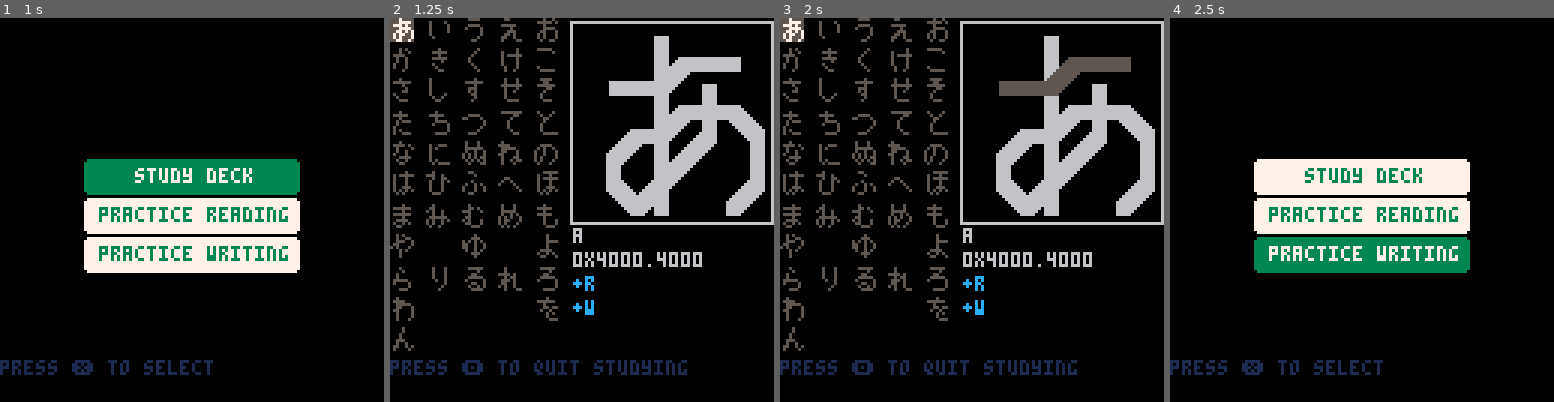
Above: before the commit, frames 1-4 (left to right).
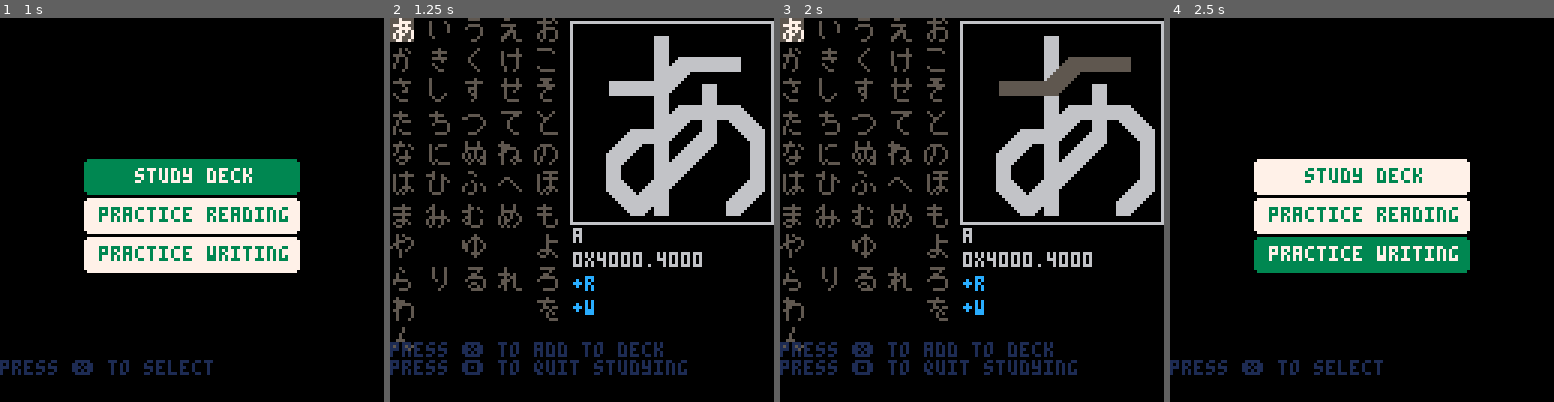
Above: after the commit, the same moments.

Repository: SestrenExsis/KanaPractice
Game: PICO-8 cartridge hiragana.p8
Two runs of this game, one before a commit and one after it. Both use one fixed random seed, a clock stepped at 60 frames per second and the inputs below.
Inputs (mouse positions are in pixels of both pictures, inside the frame that each line leads up to):
- Up to frame 1 (1 s): tap X (X key) at 0.33 s; click (280, 121) at 0.67 s; tap O (Z key) at 0.7 s
- Up to frame 2 (1.25 s): tap X (X key) at 1.07 s; click (436, 267) at 1.22 s
- Up to frame 3 (2 s): hold Right from 1.6 s (still down); tap O (Z key) at 1.7 s; click (887, 114) at 1.77 s; tap X (X key) at 1.85 s
- Up to frame 4 (2.5 s): release Right at 2.1 s; tap O (Z key) at 2.1 s; hold Up 2.15-2.42 s; click (1342, 259) at 2.32 s; hold Right from 2.47 s (still down)

Frame 1 is identical in both runs. In frame 2, 1.1% of the frame differs, in the area x 0-72%, y 84-89%; in frame 3, 1.1%; in frame 4, nothing differs.

Commit message:
Allow adding/removing cards from deck

Diff:
--- a/hiragana.p8
+++ b/hiragana.p8
@@ -76,31 +76,34 @@
 end
 
 function enmem(
-	r,  -- in read deck   : bool
-	rh, -- read attempts  : table
-	w,  -- in write deck  : bool
-	wh  -- write attempts : table
+	k   -- kana : table
 	)  -- return type : number
 	local res=0
-	for i=1,min(10,#rh) do
-		local v=rh[i]<<(i-1)
+	for i=1,min(10,#k.reads) do
+		local v=k.reads[i]<<(i-1)
 		res+=v
 	end
-	res+=1<<#rh
-	if (r) res+=0x4000
-	for i=1,min(10,#wh) do
-		local v=wh[i]>>(17-i)
+	res+=1<<#k.reads
+	if (k.read) res+=0x4000
+	for i=1,min(10,#k.writes) do
+		local v=k.writes[i]>>(17-i)
 		res+=v
 	end
-	res+=1>>(16-#wh)
-	if (w) res+=0x0.4000
+	res+=1>>(16-#k.writes)
+	if (k.write) res+=0x0.4000
 	return res
 end
 
 function testmem(v,r,rh,w,wh)
-	print(tostr(enmem(r,rh,w,wh),true))
+	local k={
+		read=r,
+		reads=rh,
+		write=w,
+		writes=wh
+	}
+	print(tostr(enmem(k),true))
 	print(tostr(v,true))
-	assert(enmem(r,rh,w,wh)==v)
+	assert(enmem(k)==v)
 	local tbl=demem(v)
 	--print(#tbl.rh.." "..#rh)
 	assert(#tbl.rh==#rh)
@@ -646,6 +649,7 @@
 	_cursor=point(0,0)
 	_cols=5
 	_rows=11
+	_sk=nil -- selected kana
 end
 
 function updatestudy()
@@ -655,6 +659,11 @@
 	if (btnp(➡️)) _cursor.x+=1
 	_cursor.x=_cursor.x%_cols
 	_cursor.y=_cursor.y%_rows
+	if btnp(❎) and _sk!=nil then
+		_sk.read=not _sk.read
+		_sk.write=not _sk.write
+		dset(_sk.index,enmem(_sk))
+	end
 	if (btnp(🅾️)) initmenu()
 end
 
@@ -663,7 +672,7 @@
 	local cx=_cursor.x
 	local cy=_cursor.y
 	local s=1
-	local sk=nil
+	_sk=nil
 	for n,k in pairs(_kanatbl) do
 		local x=(1.5*s*8)*k.col
 		local y=(1.3*s*8)*k.row
@@ -678,23 +687,23 @@
 		if k.col==cx and k.row==cy then
 			bc=fc
 			fc=7
-			sk=k
+			_sk=k
 			rectfill(x,y,x+7,y+7,bc)
 		end
 		drawkana(k,x,y,s,fc)
 	end
-	if sk==nil then
+	if _sk==nil then
 		x=(1.5*s*8)*cx
 		y=(1.3*s*8)*cy
 		rectfill(x,y,x+7,y+7,1)
 	else
 		rect(60,1,61+66,2+66,6)
-		drawkana(sk,62,3,8,_c_cut)
+		drawkana(_sk,62,3,8,_c_cut)
 		local i=(12*t())%64
 		i=mid(0,i-16,64)
-		drawkana(sk,62,3,8,_c_dry,i)
-		print(sk.name,61,70,6)
-		local m=dget(sk.index)
+		drawkana(_sk,62,3,8,_c_dry,i)
+		print(_sk.name,61,70,6)
+		local m=dget(_sk.index)
 		print(tostr(m,true),61,78,6)
 		local mt=demem(m)
 		local r="-"
@@ -708,6 +717,14 @@
 		print(w.."w",61,94,12)
 		for i=1,#mt.wh do
 			print(mt.wh[i],65+4*i,94,6)
+		end
+		cursor(0,108,1)
+		if _sk==nil then
+			print("")
+		elseif _sk.read then
+			print("press ❎ to remove from deck")
+		else
+			print("press ❎ to add to deck")
 		end
 	end
 	cursor(0,114,1)
@@ -775,7 +792,7 @@
 				rw.rh[#rw.rh]=nil
 			end
 			_kana.reads=rw.rh
-			m=enmem(rw.r,rw.rh,rw.w,rw.wh)
+			m=enmem(_kana)
 			dset(_kana.index,m)
 		end
 	elseif _state=="stats" then
@@ -916,7 +933,7 @@
 				rw.wh[#rw.wh]=nil
 			end
 			_kana.writes=rw.wh
-			m=enmem(rw.r,rw.rh,rw.w,rw.wh)
+			m=enmem(_kana)
 			dset(_kana.index,m)
 		end
 	elseif _state=="stats" then
